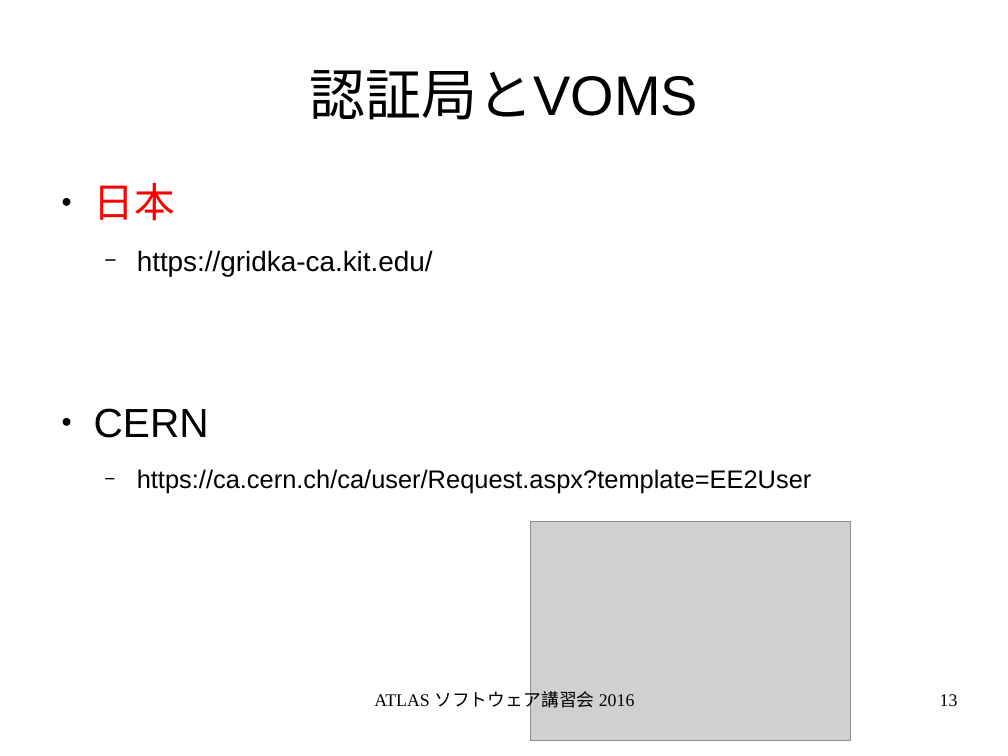
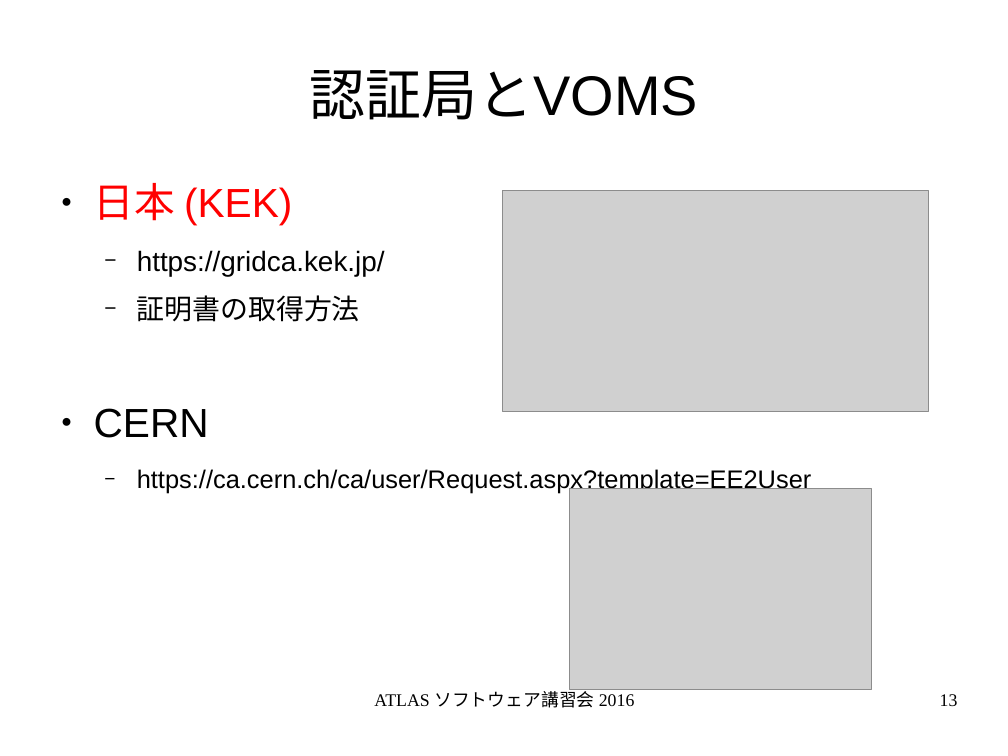
Before and after one commit to GenKawamura/2016-ATLAS-Japan-computing-tutorial, a slide deck: slide 13 of slides/odp/grid_computing.odp. Drawn at 1008x756 pixels with LibreOffice and Linux fonts; fonts in the diff are those of the drawing; grey boxes stand for pictures. Boxes give left, top, right and bottom in pixels: in the first picture for what was removed or moved away, otherwise in the second. Text is boxed around its words. In the diff, an @@ line names an element or a change of style, - is before the commit and + after.

```diff
--- a/slides/odp/grid_computing.odp
+++ b/slides/odp/grid_computing.odp
@@ text at (x1=94, y1=183, x2=385, y2=322): text changed @@
-● 日本
-  − https://gridka-ca.kit.edu/
+● 日本 (KEK)
+  − https://gridca.kek.jp/
+  − 証明書の取得方法
@@ picture added at (x1=503, y1=190, x2=928, y2=412) @@
@@ picture resized from (x1=531, y1=521, x2=851, y2=741) to (x1=570, y1=488, x2=872, y2=690) @@
```
Also in this commit, not shown: 14 other slides changed, 1 slide added, 6 other files.
